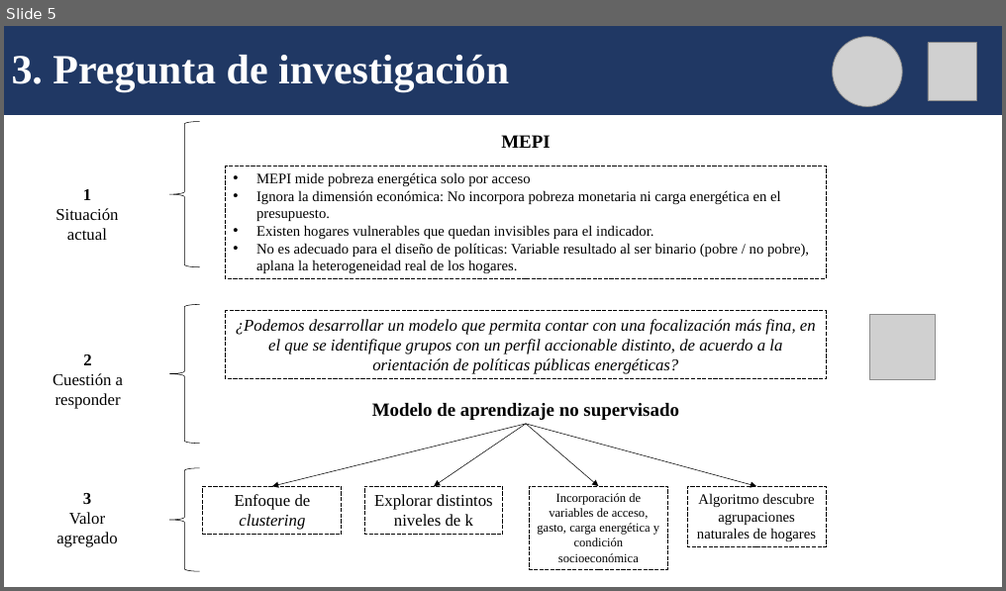
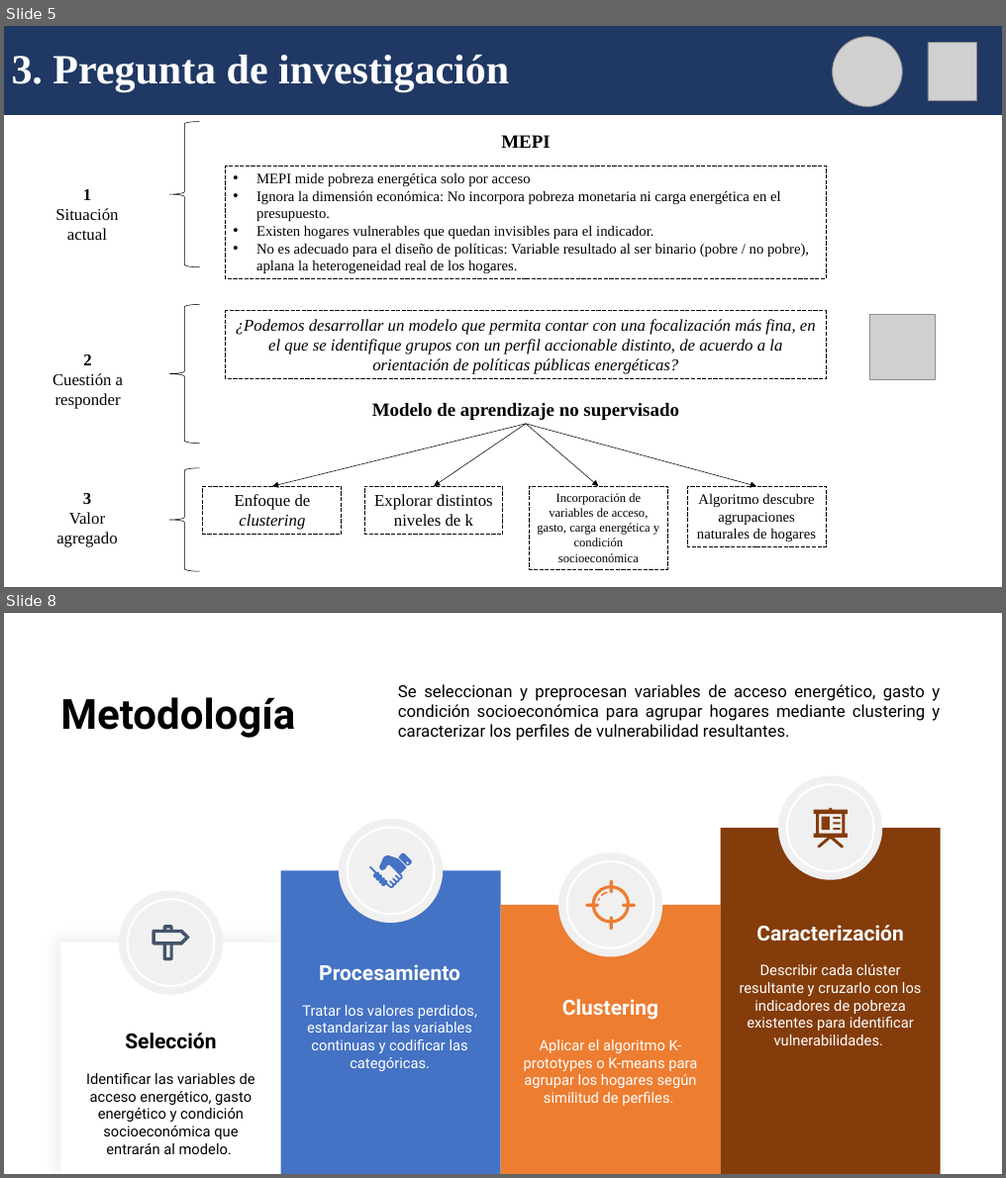
Before and after one commit to lucianoaltamirano435-rgb/Grupo_3_Trabajos_practicos, a slide deck: TP3/TP_final_Seminario_programacion.pptx. Shown one above the other, each under a label of ours: slide 5 before the commit, slides 5 and 8 after it; the slides between them are not shown. The pictures are 1006x591 and 1006x1178 pixels, drawn with LibreOffice and Linux fonts; fonts in the diff are those of the drawing; grey boxes stand for pictures. Boxes give left, top, right and bottom in pixels: in the first picture for what was removed or moved away, otherwise in the second. Text is boxed around its words. In the diff, an @@ line names an element or a change of style, - is before the commit and + after.

Commit message:
Ajustes en las diapositivas sobre la metodología del análisis de la base de datos

```diff
--- a/TP3/TP_final_Seminario_programacion.pptx
+++ b/TP3/TP_final_Seminario_programacion.pptx
@@ slide 8 added at bbox=[4, 613, 1002, 1174], background #FFFFFF @@
@@ text added at bbox=[60, 697, 295, 738], 40 pt, text #000000, bold @@
+Metodología
@@ text added at bbox=[398, 684, 940, 741], 16 pt, text #000000 @@
+Se seleccionan y preprocesan variables de acceso energético, gasto y condición socioeconómica para agrupar hogares mediante clustering y caracterizar los perfiles de vulnerabilidad resultantes.
@@ ellipse added at bbox=[779, 776, 883, 880], fill #F0F0F0 @@
@@ ellipse added at bbox=[787, 784, 874, 871], outline #FFFFFF 2 pt @@
@@ ellipse added at bbox=[339, 819, 443, 923], fill #F0F0F0 @@
@@ freeform shape added at bbox=[813, 808, 846, 849], fill #843C0B @@
@@ ellipse added at bbox=[348, 827, 435, 914], outline #FFFFFF 2 pt @@
@@ freeform shape added at bbox=[721, 828, 941, 1174], fill #843C0B @@
@@ freeform shape added at bbox=[281, 870, 501, 1173], fill #4472C4 @@
@@ freeform shape added at bbox=[369, 854, 412, 889], fill #4472C4 @@
@@ ellipse added at bbox=[558, 853, 662, 957], fill #F0F0F0 @@
@@ ellipse added at bbox=[567, 861, 653, 949], outline #FFFFFF 2 pt @@
@@ freeform shape added at bbox=[586, 879, 636, 931], fill #ED7D31 @@
@@ ellipse added at bbox=[119, 891, 223, 995], fill #F0F0F0 @@
@@ ellipse added at bbox=[128, 900, 214, 986], outline #FFFFFF 2 pt @@
@@ freeform shape added at bbox=[501, 905, 721, 1174], fill #ED7D31 @@
@@ freeform shape added at bbox=[152, 925, 190, 961], fill #44546A @@
@@ text added at bbox=[756, 925, 903, 942], 20 pt, text #FFFFFF, bold @@
+Caracterización
@@ freeform shape added at bbox=[60, 943, 281, 1174], fill #FFFFFF @@
@@ text added at bbox=[319, 964, 460, 980], 20 pt, text #FFFFFF, bold @@
+Procesamiento
@@ text added at bbox=[740, 964, 922, 1046], 14 pt, text #FFFFFF @@
+Describir cada clúster resultante y cruzarlo con los indicadores de pobreza existentes para identificar vulnerabilidades.
@@ text added at bbox=[302, 1005, 477, 1071], 14 pt, text #FFFFFF @@
+Tratar los valores perdidos, estandarizar las variables continuas y codificar las categóricas.
@@ text added at bbox=[562, 999, 658, 1020], 20 pt, text #FFFFFF, bold @@
+Clustering
@@ text added at bbox=[125, 1033, 216, 1050], 20 pt, text #000000, bold @@
+Selección
@@ text added at bbox=[524, 1040, 697, 1106], 14 pt, text #FFFFFF @@
+Aplicar el algoritmo K-prototypes o K-means para agrupar los hogares según similitud de perfiles.
@@ text added at bbox=[86, 1073, 255, 1155], 14 pt, text #000000 @@
+Identificar las variables de acceso energético, gasto energético y condición socioeconómica que entrarán al modelo.
```
Also in this commit, not shown: 4 other slides added, 2 other files.
